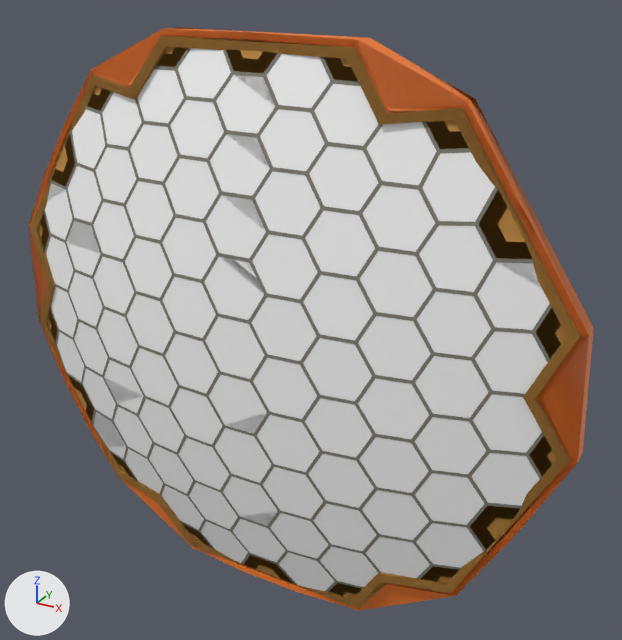
The glTF model Assets/Hexpane_Window/Hexpane_Window.glb as it was, and as the next commit left it.
Rendered twice from a 50 mm camera at (4.77, -16.95, 4.13) aimed at (0.49, -9.16, 0.24). Arrows for +X, +Y and +Z are at lower left; the lights stay in place. Objects named as collision shapes, trigger or cutter boxes, shadow casters or lower levels of detail are left out.

Objects in the first picture: 'HexpaneWindow_LOD0', 'HexpaneWindow_OptM'.
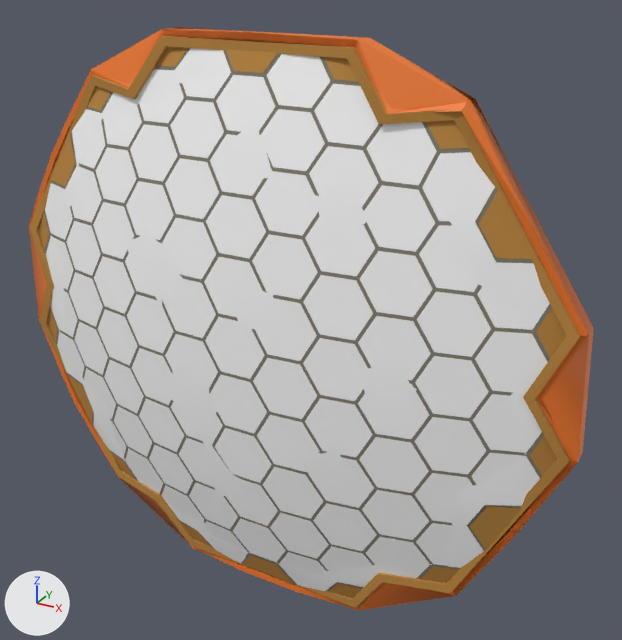
What the commit changed:
Object 'HexpaneWindow_OptM' (ob_hexpanewindow_optm) now shows me_icosphere_004 instead of me_icosphere_003.
Object 'HexpaneWindow_LOD0' (ob_hexpanewindow_lod0) now shows me_icosphere_003 instead of me_icosphere_002.

Changed parts and their boxes (x1, y1, x2, y2) in the pictures (622 x 640 px):
'HexpaneWindow_OptM', reshaped
    before: (29, 27, 594, 610)
    after: (29, 30, 588, 611)
